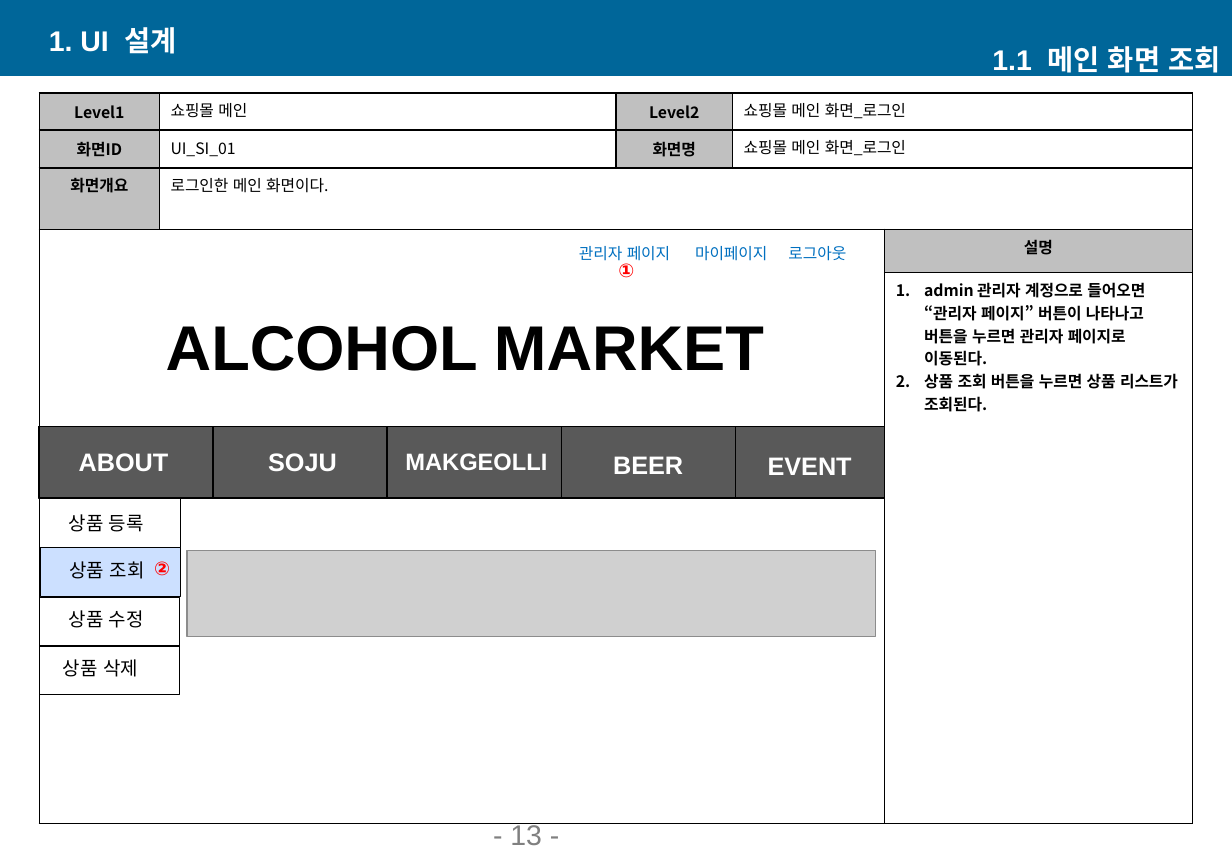
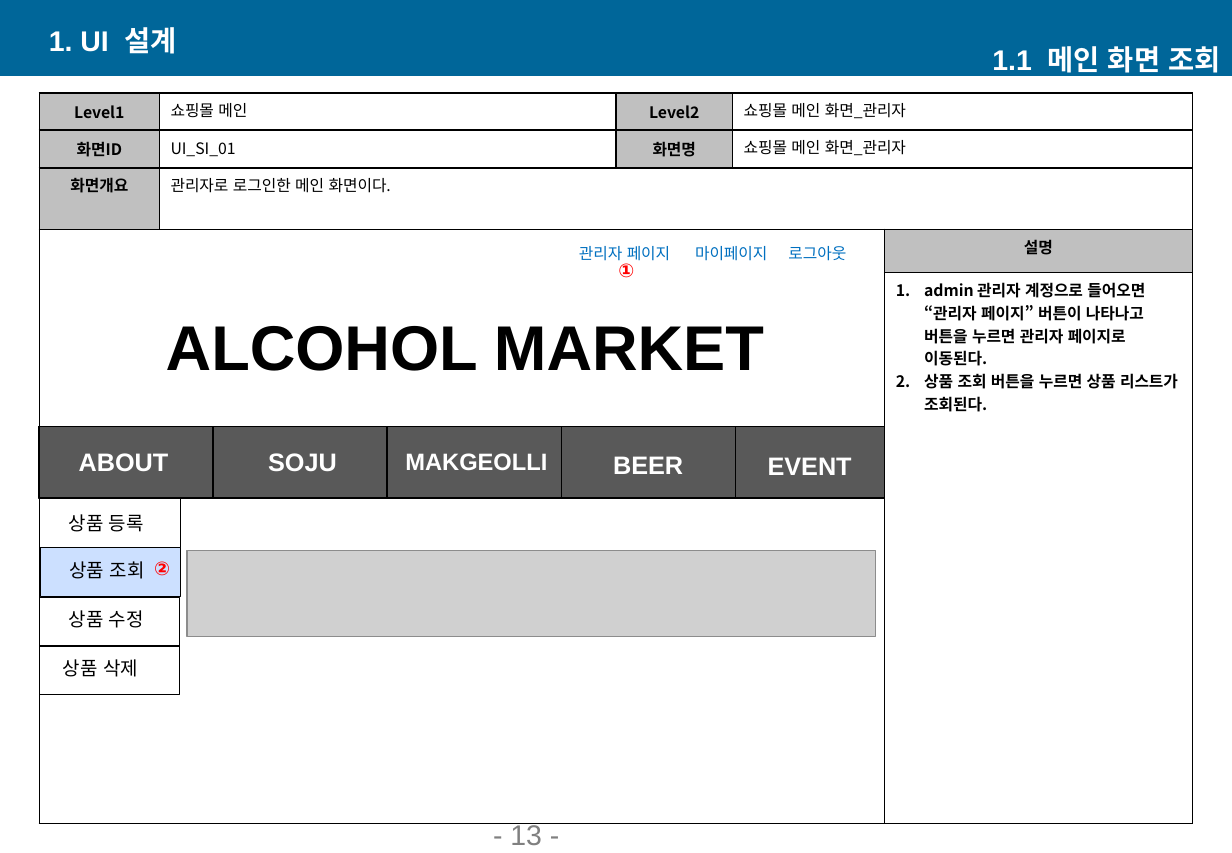
Before and after one commit to ki-mii/ezen_prj, a slide deck: slide 14 of 쇼핑몰관리_UI설계서.pptx. Drawn at 1232x853 pixels with LibreOffice and Linux fonts; fonts in the diff are those of the drawing; grey boxes stand for pictures. Boxes give left, top, right and bottom in pixels: in the first picture for what was removed or moved away, otherwise in the second. Text is boxed around its words. In the diff, an @@ line names an element or a change of style, - is before the commit and + after.

```diff
--- a/쇼핑몰관리_UI설계서.pptx
+++ b/쇼핑몰관리_UI설계서.pptx
@@ table at (x1=40, y1=93, x2=1194, y2=825) @@
-row 1, column 4: 쇼핑몰 메인 화면_로그인
+row 1, column 4: 쇼핑몰 메인 화면_관리자
-row 2, column 4: 쇼핑몰 메인 화면_로그인
+row 2, column 4: 쇼핑몰 메인 화면_관리자
-row 3, column 2: 로그인한 메인 화면이다.
+row 3, column 2: 관리자로 로그인한 메인 화면이다.
```
Also in this commit, not shown: 19 other slides changed, 3 slides added.
